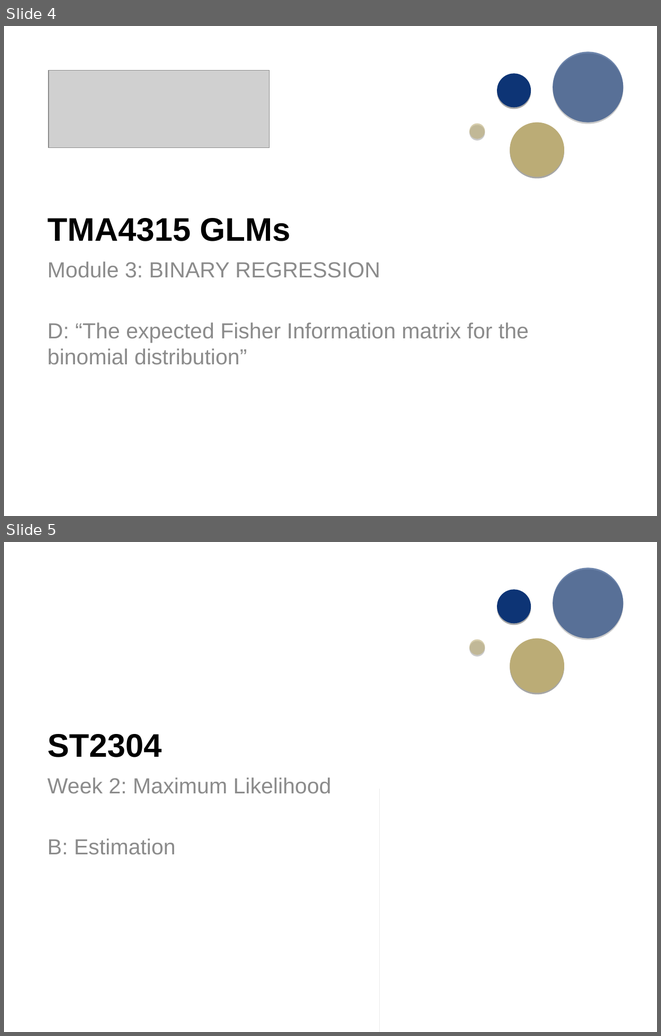
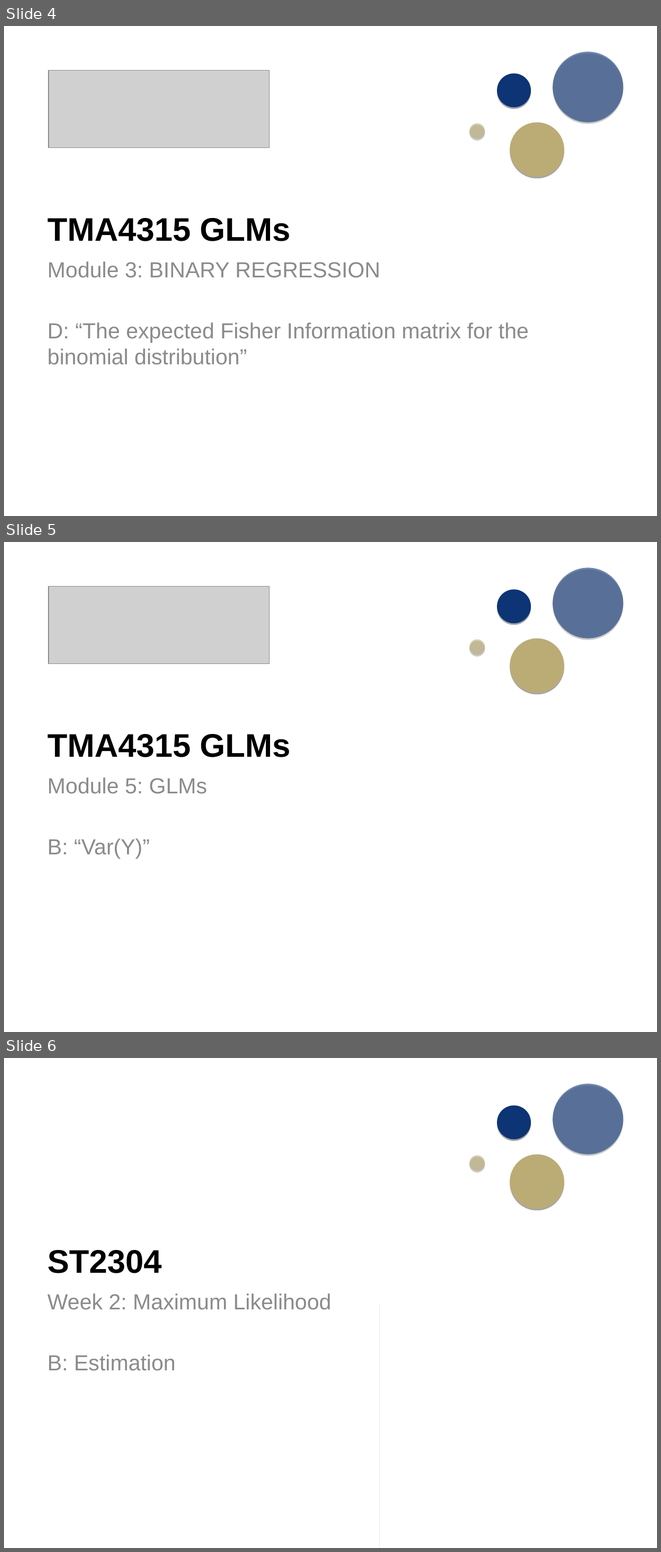
Before and after one commit to oharar/TMA4315, a slide deck: TMA4315VideoM3DTitle.odp. Shown one above the other, each under a label of ours: slides 4 and 5 before the commit, slides 4, 5 and 6 after it. The pictures are 661x1036 and 661x1552 pixels, drawn with LibreOffice and Linux fonts; fonts in the diff are those of the drawing; grey boxes stand for pictures; background and template pictures are left out. Boxes give left, top, right and bottom in pixels: in the first picture for what was removed or moved away, otherwise in the second. Text is boxed around its words. In the diff, an @@ line names an element or a change of style, - is before the commit and + after.

```diff
--- a/TMA4315VideoM3DTitle.odp
+++ b/TMA4315VideoM3DTitle.odp
@@ slide 5 added at <box>4,542,657,1032</box>, background #FFFFFF @@
@@ picture added at <box>49,587,269,663</box> @@
@@ group added at <box>469,567,623,692</box>: 4 ellipses @@
@@ rectangle added at <box>40,671,657,1032</box>, fill #FFFFFF @@
@@ title added at <box>47,734,290,757</box>, 36 pt, text #000000, bold @@
+TMA4315 GLMs
@@ subtitle added at <box>47,777,207,858</box>, 24 pt, text #8B8B8B @@
+Module 5: GLMs
+B: “Var(Y)”
@@ what was slide 5 is now slide 6 @@
```
Also in this commit, not shown: 4 other files.
